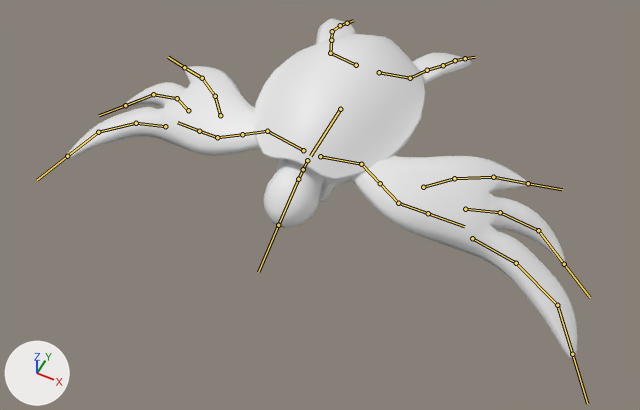
Two versions of the FBX model Assets/_Bond/3D Assets/Characters/Creatures/Aquaphim/Assets/Aquaphim_Animated.fbx, one commit apart.
Rendered twice from a 50 mm camera at (1.17, -2.53, 3.46) aimed at (0.02, -0.23, 0.58). The lights are fixed; the arrows at lower left show +X, +Y and +Z. Both versions are drawn at frame 79 of the action 'AquaphimArmature|WaterShield'; the numbers are the values there. The bones that bend it are drawn over the model as lines.

In view in the first picture: 'AquaphimBody', 'Flippers_updated', 'Head.001', 'Wings/Arms'.
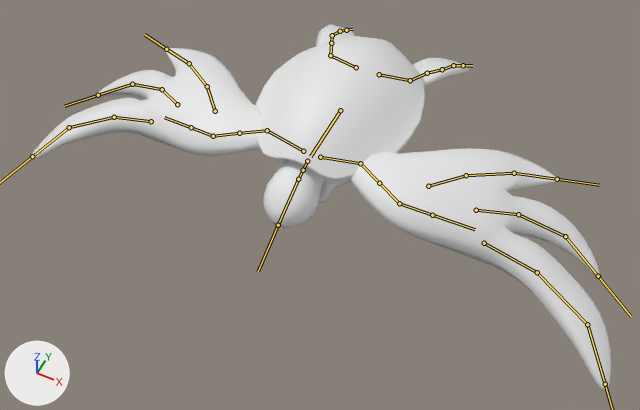
What changed in the scene script:
```text
Change bone_d_turtle_shell:
    where bone_d_turtle_shell = bpy.data.objects['AquaphimArmature'].pose.bones['D.Turtle Shell']
    bone_d_turtle_shell.location: (0.0, 0.0, -0.724) -> (0.0, 0.0, -0.716)
    bone_d_turtle_shell.rotation_quaternion: (-0.999, -0.052, 0.0, 0.0) -> (-0.999, -0.042, 0.0, 0.0)  # degrees (6, 0, 0) -> degrees (5, 0, 0)
Change bone_d_shoulder_l:
    where bone_d_shoulder_l = bpy.data.objects['AquaphimArmature'].pose.bones['D.Shoulder.L']  # child of 'D.Turtle Shell'
    bone_d_shoulder_l.rotation_quaternion: (0.997, 0.03, -0.002, 0.067) -> (0.994, 0.045, -0.005, 0.102)  # degrees (3, 0, 8) -> degrees (5, -1, 12)
Change bone_d_arm_l:
    where bone_d_arm_l = bpy.data.objects['AquaphimArmature'].pose.bones['D.Arm.L']  # child of 'D.Shoulder.L'
    bone_d_arm_l.scale: (1.06, 1.06, 1.06) -> (1.11, 1.11, 1.11)
Change bone_d_forearm_l:
    where bone_d_forearm_l = bpy.data.objects['AquaphimArmature'].pose.bones['D.Forearm.L']  # child of 'D.Arm_2.L'
    bone_d_forearm_l.scale: (1.06, 1.06, 1.06) -> (1.13, 1.13, 1.13)
Change bone_d_finger_0_0_l:
    where bone_d_finger_0_0_l = bpy.data.objects['AquaphimArmature'].pose.bones['D.Finger_0_0.L']  # child of 'D.Forearm_2.L'
    bone_d_finger_0_0_l.rotation_quaternion: (0.999, 0.053, 0.0, 0.0) -> (0.998, 0.063, 0.0, 0.0)  # degrees (6, 0, 0) -> degrees (7, 0, 0)
    bone_d_finger_0_0_l.scale: (1.06, 1.06, 1.06) -> (1.12, 1.12, 1.12)
Change bone_d_finger_0_2_l:
    where bone_d_finger_0_2_l = bpy.data.objects['AquaphimArmature'].pose.bones['D.Finger_0_2.L']  # child of 'D.Finger_0_1.L'
    bone_d_finger_0_2_l.rotation_quaternion: (0.999, 0.053, 0.0, 0.0) -> (0.998, 0.063, 0.0, 0.0)  # degrees (6, 0, 0) -> degrees (7, 0, 0)
Change bone_d_finger_1_0_l:
    where bone_d_finger_1_0_l = bpy.data.objects['AquaphimArmature'].pose.bones['D.Finger_1_0.L']  # child of 'D.Forearm_2.L'
    bone_d_finger_1_0_l.rotation_quaternion: (0.999, 0.046, 0.0, 0.0) -> (0.999, 0.054, 0.0, 0.0)  # degrees (5, 0, 0) -> degrees (6, 0, 0)
    bone_d_finger_1_0_l.scale: (1.06, 1.06, 1.06) -> (1.12, 1.12, 1.12)
Change bone_d_finger_2_0_l:
    where bone_d_finger_2_0_l = bpy.data.objects['AquaphimArmature'].pose.bones['D.Finger_2_0.L']  # child of 'D.Forearm_2.L'
    bone_d_finger_2_0_l.rotation_quaternion: (1.0, -0.022, 0.0, 0.0) -> (0.999, -0.034, 0.0, 0.0)  # degrees (-3, 0, 0) -> degrees (-4, 0, 0)
    bone_d_finger_2_0_l.scale: (1.06, 1.06, 1.06) -> (1.12, 1.12, 1.12)
Change bone_d_shoulder_r:
    where bone_d_shoulder_r = bpy.data.objects['AquaphimArmature'].pose.bones['D.Shoulder.R']  # child of 'D.Turtle Shell'
    bone_d_shoulder_r.rotation_quaternion: (0.997, 0.03, 0.002, -0.067) -> (0.994, 0.045, 0.005, -0.102)  # degrees (3, 0, -8) -> degrees (5, 1, -12)
Change bone_d_arm_r:
    where bone_d_arm_r = bpy.data.objects['AquaphimArmature'].pose.bones['D.Arm.R']  # child of 'D.Shoulder.R'
    bone_d_arm_r.scale: (1.06, 1.06, 1.06) -> (1.11, 1.11, 1.11)
Change bone_d_forearm_r:
    where bone_d_forearm_r = bpy.data.objects['AquaphimArmature'].pose.bones['D.Forearm.R']  # child of 'D.Arm_2.R'
    bone_d_forearm_r.scale: (1.06, 1.06, 1.06) -> (1.13, 1.13, 1.13)
Change bone_d_finger_0_0_r:
    where bone_d_finger_0_0_r = bpy.data.objects['AquaphimArmature'].pose.bones['D.Finger_0_0.R']  # child of 'D.Forearm_2.R'
    bone_d_finger_0_0_r.rotation_quaternion: (0.999, 0.053, 0.0, 0.0) -> (0.998, 0.063, 0.0, 0.0)  # degrees (6, 0, 0) -> degrees (7, 0, 0)
    bone_d_finger_0_0_r.scale: (1.06, 1.06, 1.06) -> (1.12, 1.12, 1.12)
Change bone_d_finger_0_2_r:
    where bone_d_finger_0_2_r = bpy.data.objects['AquaphimArmature'].pose.bones['D.Finger_0_2.R']  # child of 'D.Finger_0_1.R'
    bone_d_finger_0_2_r.rotation_quaternion: (0.999, 0.053, 0.0, 0.0) -> (0.998, 0.063, 0.0, 0.0)  # degrees (6, 0, 0) -> degrees (7, 0, 0)
Change bone_d_finger_1_0_r:
    where bone_d_finger_1_0_r = bpy.data.objects['AquaphimArmature'].pose.bones['D.Finger_1_0.R']  # child of 'D.Forearm_2.R'
    bone_d_finger_1_0_r.rotation_quaternion: (0.999, 0.046, 0.0, 0.0) -> (0.999, 0.054, 0.0, 0.0)  # degrees (5, 0, 0) -> degrees (6, 0, 0)
    bone_d_finger_1_0_r.scale: (1.06, 1.06, 1.06) -> (1.12, 1.12, 1.12)
Change bone_d_finger_2_0_r:
    where bone_d_finger_2_0_r = bpy.data.objects['AquaphimArmature'].pose.bones['D.Finger_2_0.R']  # child of 'D.Forearm_2.R'
    bone_d_finger_2_0_r.rotation_quaternion: (1.0, -0.022, 0.0, 0.0) -> (0.999, -0.034, 0.0, 0.0)  # degrees (-3, 0, 0) -> degrees (-4, 0, 0)
    bone_d_finger_2_0_r.scale: (1.06, 1.06, 1.06) -> (1.12, 1.12, 1.12)
```

Location of each change, (x1, y1, x2, y2) in pixels of the pictures (640 x 410 px):
'Wings/Arms', posed (14% wider, 17% taller)
    before: (65, 66, 577, 360)
    after: (29, 48, 611, 391)
'AquaphimBody', posed
    before: (254, 34, 425, 202)
    after: (256, 36, 425, 203)
'Flippers_updated', posed
    before: (316, 19, 471, 84)
    after: (316, 24, 470, 86)
bone 'D.Turtle Shell', root to tip
    before: (340, 109) to (310, 156)
    after: (340, 110) to (310, 156)
bone 'D.Shoulder.L', root to tip
    before: (320, 156) to (361, 164)
    after: (320, 157) to (360, 163)
bone 'D.Arm.L', root to tip
    before: (361, 164) to (380, 183)
    after: (360, 163) to (379, 183)
bone 'D.Forearm.L', root to tip
    before: (398, 203) to (428, 213)
    after: (399, 203) to (432, 215)
bone 'D.Finger_0_0.L', root to tip
    before: (472, 238) to (516, 263)
    after: (484, 243) to (537, 272)
bone 'D.Finger_0_2.L', root to tip
    before: (557, 305) to (572, 354)
    after: (587, 324) to (605, 384)
bone 'D.Finger_1_0.L', root to tip
    before: (465, 209) to (500, 212)
    after: (476, 210) to (518, 214)
bone 'D.Finger_2_0.L', root to tip
    before: (423, 187) to (454, 178)
    after: (428, 186) to (466, 175)
bone 'D.Shoulder.R', root to tip
    before: (303, 150) to (267, 131)
    after: (303, 151) to (267, 130)
bone 'D.Arm.R', root to tip
    before: (267, 131) to (242, 134)
    after: (267, 130) to (239, 133)
bone 'D.Forearm.R', root to tip
    before: (217, 137) to (199, 131)
    after: (213, 136) to (191, 127)
bone 'D.Finger_0_0.R', root to tip
    before: (165, 126) to (136, 123)
    after: (151, 121) to (114, 117)
bone 'D.Finger_0_2.R', root to tip
    before: (98, 132) to (67, 156)
    after: (69, 127) to (32, 156)
bone 'D.Finger_1_0.R', root to tip
    before: (188, 110) to (177, 98)
    after: (177, 104) to (162, 89)
bone 'D.Finger_2_0.R', root to tip
    before: (220, 115) to (215, 96)
    after: (215, 111) to (207, 86)
